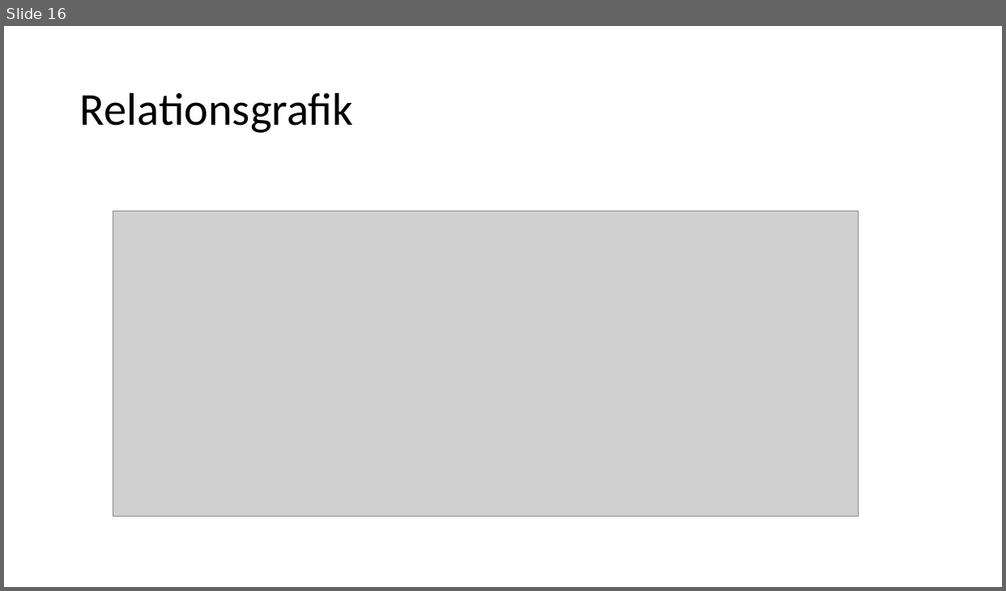
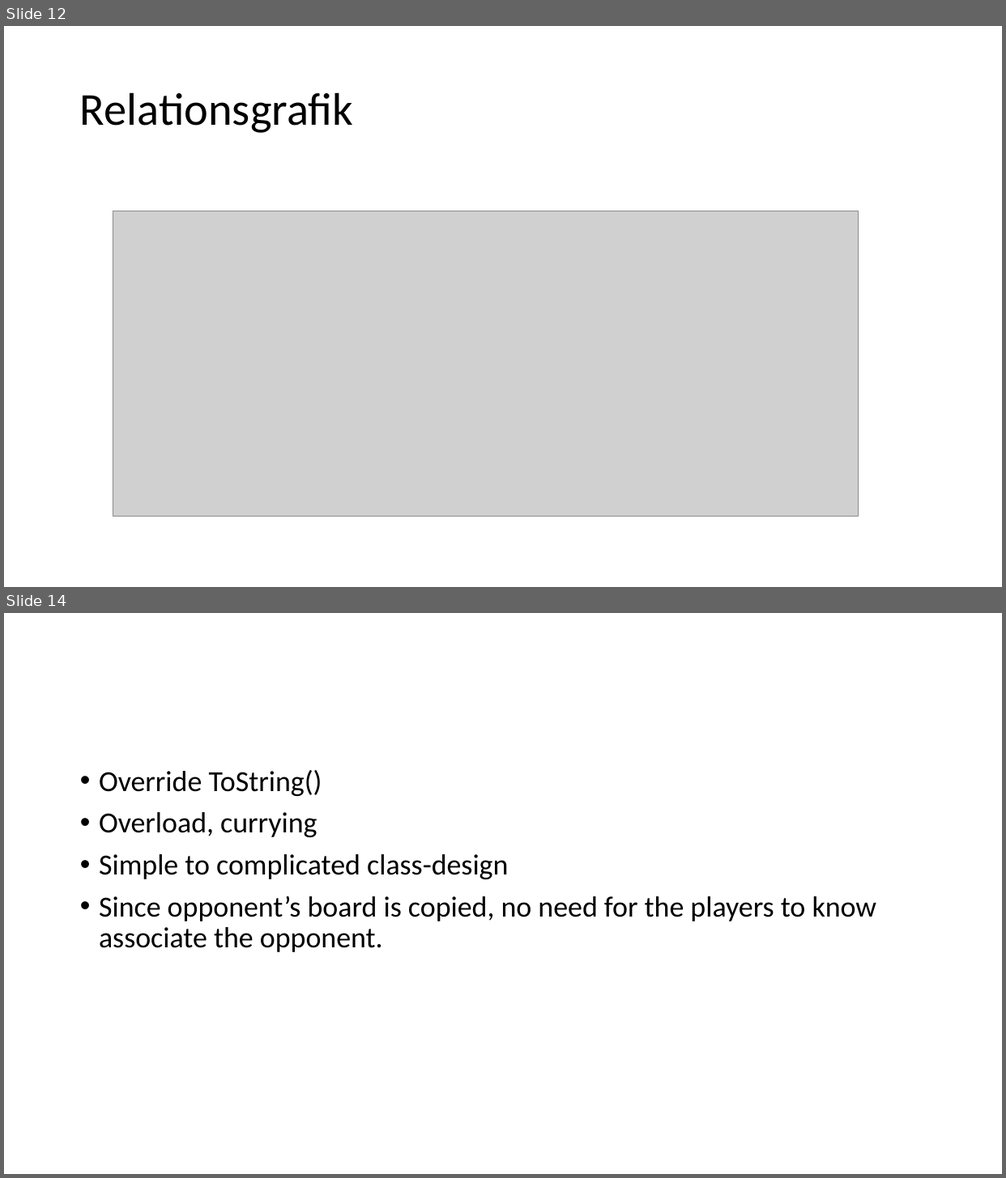
Before and after one commit to fisterloegsovs/pop22, a slide deck: lectures/13.1-3/lecture13.2.pptx. Shown one above the other, each under a label of ours: slide 16 before the commit, slides 12 and 14 after it; the slides between them are not shown. The pictures are 1006x591 and 1006x1178 pixels, drawn with LibreOffice and Linux fonts; fonts in the diff are those of the drawing; grey boxes stand for pictures. Boxes give left, top, right and bottom in pixels: in the first picture for what was removed or moved away, otherwise in the second. Text is boxed around its words. In the diff, an @@ line names an element or a change of style, - is before the commit and + after.

```diff
--- a/lectures/13.1-3/lecture13.2.pptx
+++ b/lectures/13.1-3/lecture13.2.pptx
@@ slide 14 added at [4, 613, 1002, 1174], background #FFFFFF @@
@@ text added at [99, 770, 877, 952], 28 pt, text #000000 @@
+• Override ToString()
+• Overload, currying
+• Simple to complicated class-design
+• Since opponent’s board is copied, no need for the players to know associate the opponent.
@@ what was slide 16 is now slide 12 @@
```
Also in this commit, not shown: 3 slides changed, 14 slides removed, 3 other files.
